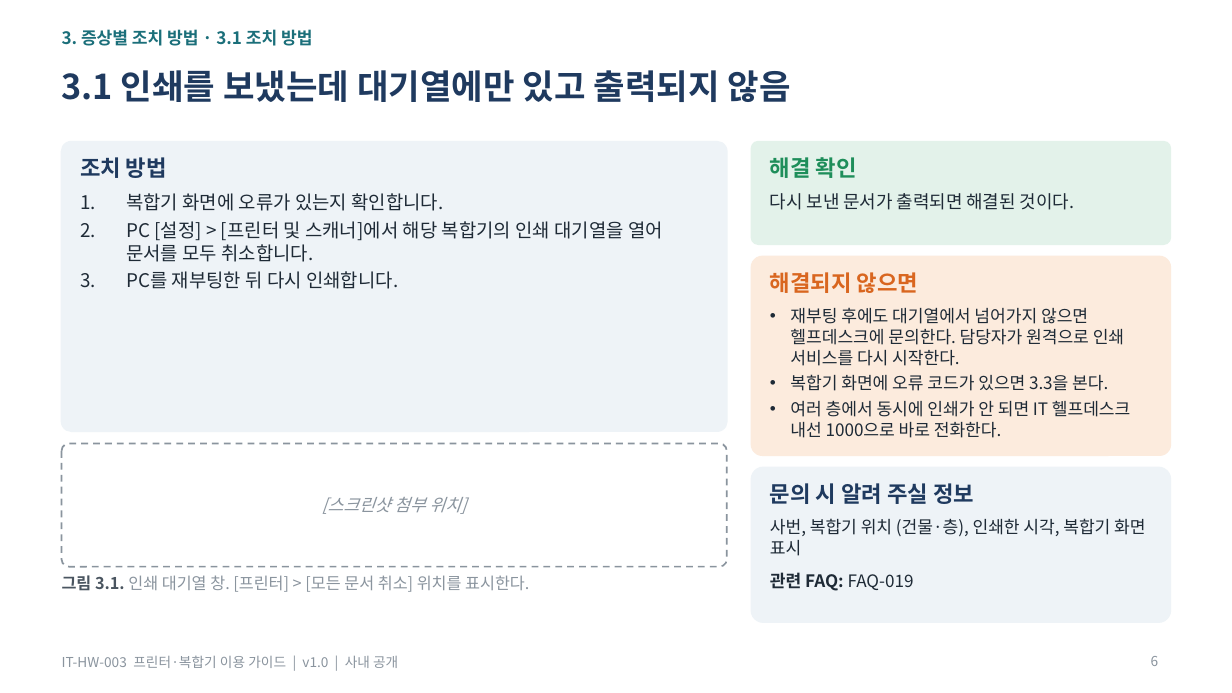
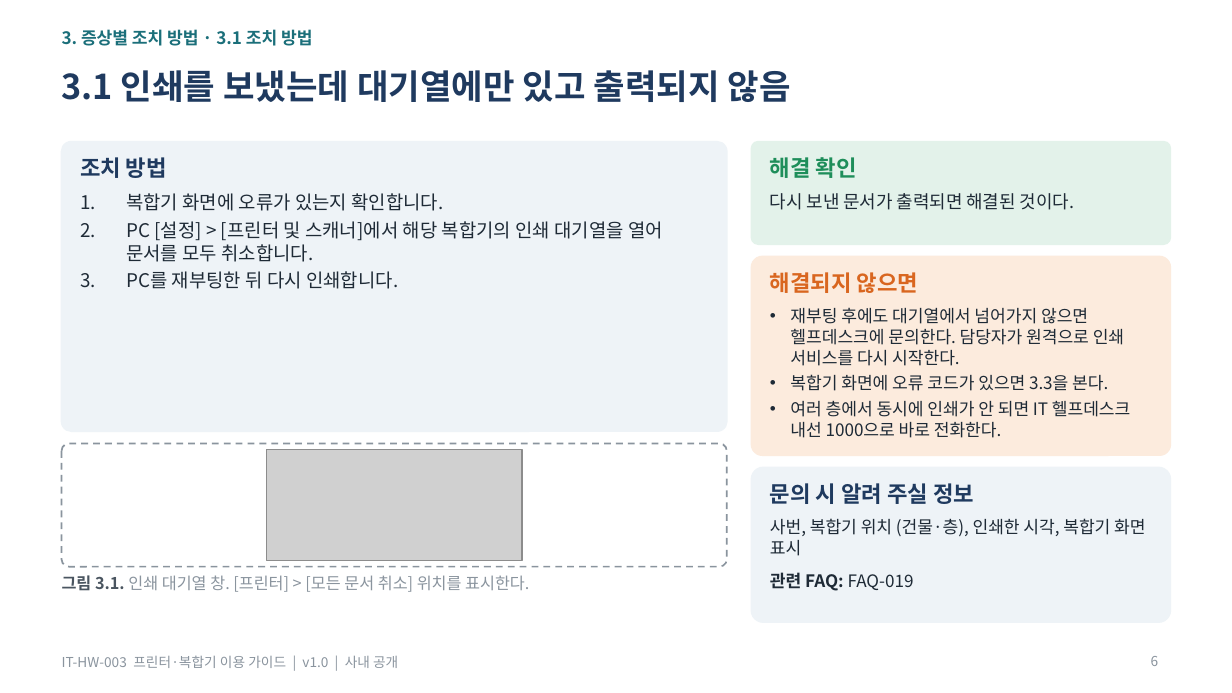
Before and after one commit to issue-helpdesk/issue-helpdesk, a slide deck: slide 6 of dataset/guides/HW/guide/IT-HW-003_프린터·복합기 이용 가이드.pptx. Drawn at 1232x693 pixels with LibreOffice and Linux fonts; fonts in the diff are those of the drawing; grey boxes stand for pictures. Boxes give left, top, right and bottom in pixels: in the first picture for what was removed or moved away, otherwise in the second. Text is boxed around its words. In the diff, an @@ line names an element or a change of style, - is before the commit and + after.

Commit message:
docs: HW 사용자 가이드 전 항목에 화면 예시 그림 추가
- 사용자 가이드 3종(docx·pptx·pdf)의 27개 항목에 그림과 그림 설명 추가
- 그림은 Pillow로 그린 화면·장비 그림이며 tools/ 스크립트로 다시 만들 수 있음
- pdf는 LibreOffice 변환본으로 교체

```diff
--- a/dataset/guides/HW/guide/IT-HW-003_프린터·복합기 이용 가이드.pptx
+++ b/dataset/guides/HW/guide/IT-HW-003_프린터·복합기 이용 가이드.pptx
@@ picture added at (266, 450, 522, 561) @@
@@ text removed at (322, 497, 466, 514) @@
-[스크린샷 첨부 위치]
```
Also in this commit, not shown: 1 other slide changed, 6 slides added, 38 other files.
